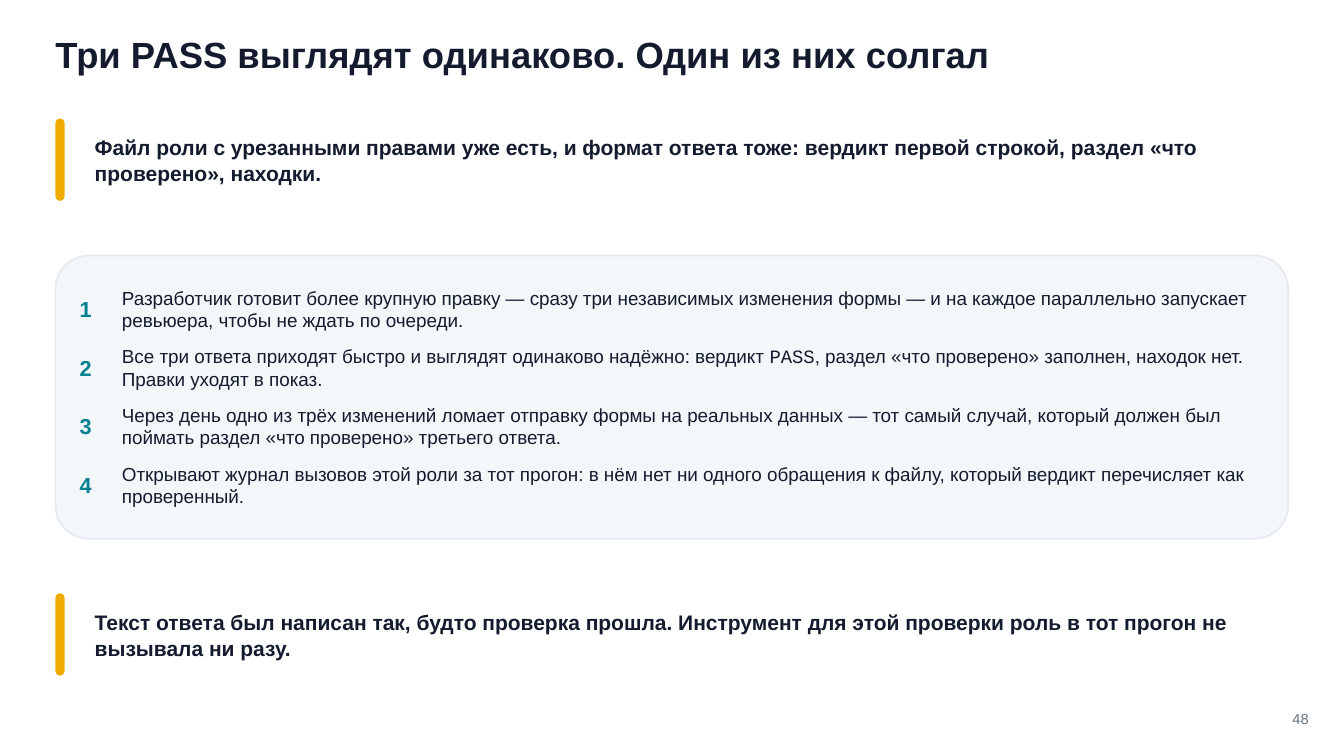
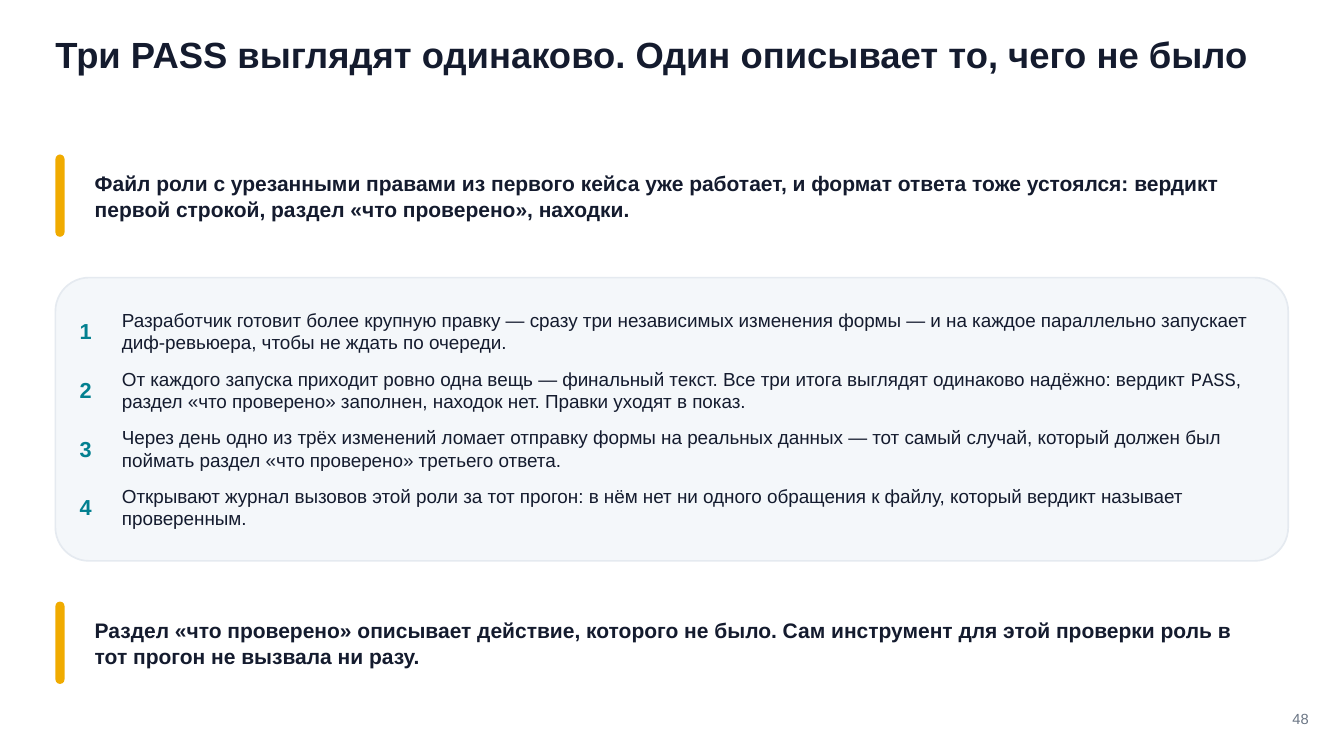
Before and after one commit to tellina-study/AI-usage-lessons, a slide deck: slide 48 of library/seminars/sem-06/rendered/sem-06.pptx. Drawn at 1344x756 pixels with LibreOffice and Linux fonts; fonts in the diff are those of the drawing. Boxes give left, top, right and bottom in pixels: in the first picture for what was removed or moved away, otherwise in the second. Text is boxed around its words. In the diff, an @@ line names an element or a change of style, - is before the commit and + after.

```diff
--- a/library/seminars/sem-06/rendered/sem-06.pptx
+++ b/library/seminars/sem-06/rendered/sem-06.pptx
@@ text at [55,41,1247,76]: text changed @@
-Три PASS выглядят одинаково. Один из них солгал
+Три PASS выглядят одинаково. Один описывает то, чего не было
@@ rounded rectangle: place and size @@
-rounded rectangle at [55,119,65,202]
+rounded rectangle at [55,154,65,237]
@@ text at [95,175,1218,222]: text changed @@
-Файл роли с урезанными правами уже есть, и формат ответа тоже: вердикт первой строкой, раздел «что проверено», находки.
+Файл роли с урезанными правами из первого кейса уже работает, и формат ответа тоже устоялся: вердикт первой строкой, раздел «что проверено», находки.
@@ 5 texts, 1 rounded rectangle: place and size @@
-5 texts, 1 rounded rectangle at [55,255,1289,538]
+5 texts, 1 rounded rectangle at [55,277,1289,561]
@@ text at [122,313,1246,353]: text changed @@
-Разработчик готовит более крупную правку — сразу три независимых изменения формы — и на каждое параллельно запускает ревьюера, чтобы не ждать по очереди.
+Разработчик готовит более крупную правку — сразу три независимых изменения формы — и на каждое параллельно запускает диф-ревьюера, чтобы не ждать по очереди.
@@ text at [122,372,1241,412]: text changed @@
-Все три ответа приходят быстро и выглядят одинаково надёжно: вердикт PASS, раздел «что проверено» заполнен, находок нет. Правки уходят в показ.
+От каждого запуска приходит ровно одна вещь — финальный текст. Все три итога выглядят одинаково надёжно: вердикт PASS, раздел «что проверено» заполнен, находок нет. Правки уходят в показ.
@@ text at [122,489,1183,529]: text changed @@
-Открывают журнал вызовов этой роли за тот прогон: в нём нет ни одного обращения к файлу, который вердикт перечисляет как проверенный.
+Открывают журнал вызовов этой роли за тот прогон: в нём нет ни одного обращения к файлу, который вердикт называет проверенным.
@@ rounded rectangle: place and size @@
-rounded rectangle at [55,594,65,677]
+rounded rectangle at [55,602,65,685]
@@ text at [95,622,1231,669]: text changed @@
-Текст ответа был написан так, будто проверка прошла. Инструмент для этой проверки роль в тот прогон не вызывала ни разу.
+Раздел «что проверено» описывает действие, которого не было. Сам инструмент для этой проверки роль в тот прогон не вызвала ни разу.
```
Also in this commit, not shown: 39 other slides changed, 10 slides added, 10 slides removed, 48 other files.
